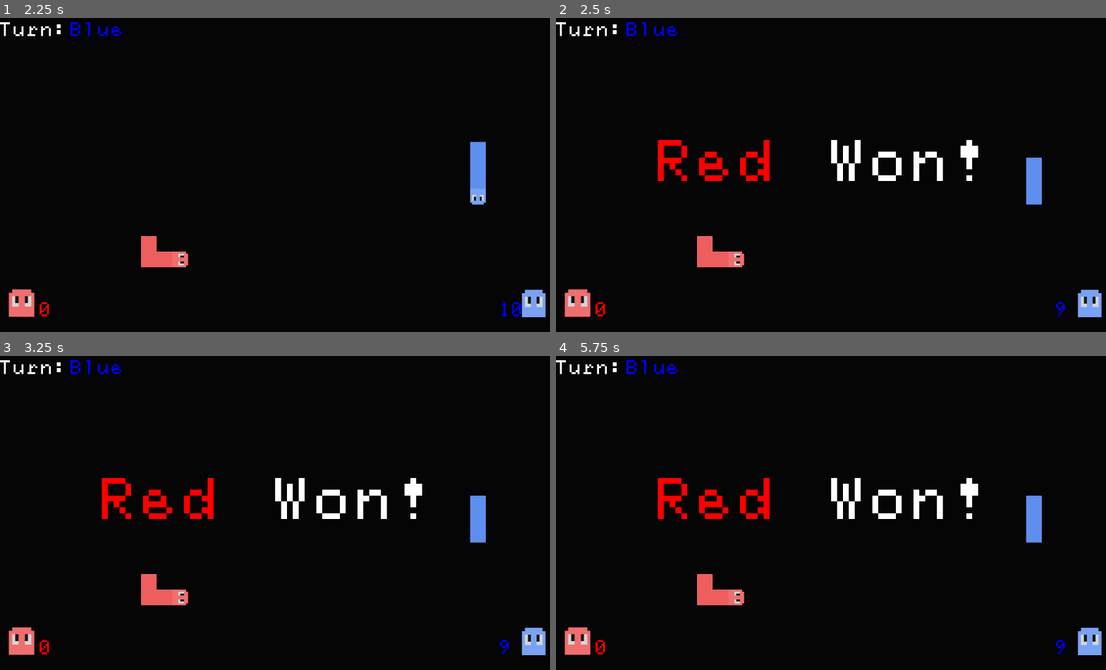
Above: before the commit, frames 1-4 (two rows, left to right).
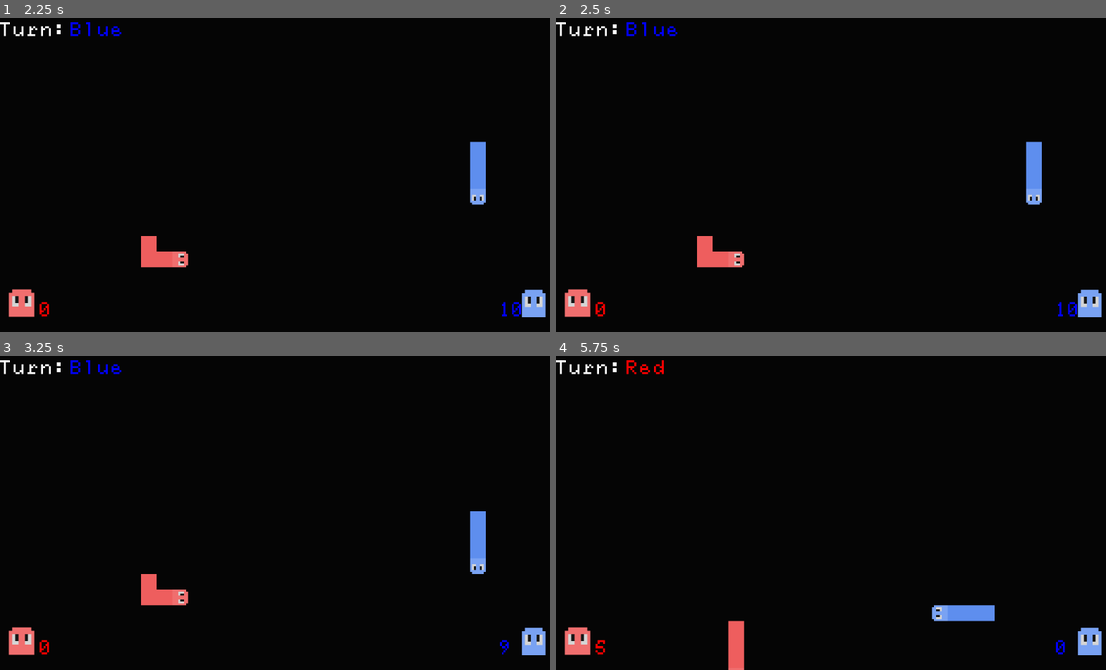
Above: after the commit, the same moments.

Repository: arrowira/MiniJam196Snake
Game: Godot game, scene res://scenes/main.tscn
Two runs of this game, one before a commit and one after it. Both use one fixed random seed, a clock stepped at 60 frames per second and the inputs below.
Inputs:
- Up to frame 1 (2.25 s): tap Enter at 0.5 s; hold Right (p1right) 0.53-1.28 s; tap S (p2down) at 0.6 s; tap A (p2left) at 0.8, 1.35 s; hold Down (p1down) 1.28-2.03 s; tap D (p2right) at 1.55, 2.1 s; hold Right (p1right) from 2.03 s (still down)
- Up to frame 2 (2.5 s): keep holding Right (p1right); tap W (p2up) at 2.3 s
- Up to frame 3 (3.25 s): tap Space at 2.75 s; release Right (p1right) at 2.78 s; hold Up (p1up) from 2.78 s (still down); tap W (p2up) at 2.85 s; tap S (p2down) at 3.05 s
- Up to frame 4 (5.75 s): release Up (p1up) at 3.53 s; hold Left (p1left) 3.53-5.03 s; tap S (p2down) at 3.6 s; tap A (p2left) at 3.8, 4.35 s; tap D (p2right) at 4.55, 5.1 s; hold Down (p1down) from 5.03 s (still down); tap W (p2up) at 5.3 s

Frame 1 is identical in both runs. In frame 2, 2.4% of the frame differs, in the area x 18-95%, y 38-96%; in frame 3, 2.5%; in frame 4, 4.4%, in the area x 7-93%, y 1-100%.

Commit message:
turning bug fix

Diff:
--- a/minijam-196-proj/scripts/player1Movement.gd
+++ b/minijam-196-proj/scripts/player1Movement.gd
@@ -15,31 +15,27 @@
 	position = Vector2(0,0)
 func _physics_process(delta: float) -> void:
 	#inputs
-	if Input.is_action_just_pressed("p1down") and direction!=Vector2(0,-1):
-		direction = Vector2(0,1)
+	if running:
+		if Input.is_action_just_pressed("p1down") and direction != Vector2(0, -1) and running:
+			direction = Vector2(0, 1)
+			$headTexture.rotation = deg_to_rad(180)
+			turnStarted = true
 
-		if running:
-			$headTexture.rotation=deg_to_rad(180)
+		if Input.is_action_just_pressed("p1up") and direction != Vector2(0, 1) and running:
+			direction = Vector2(0, -1)
+			$headTexture.rotation = 0
 			turnStarted = true
-	if Input.is_action_just_pressed("p1up") and direction!=Vector2(0,1):
-		direction = Vector2(0,-1)
 
+		if Input.is_action_just_pressed("p1right") and direction != Vector2(-1, 0) and running:
+			direction = Vector2(1, 0)
+			$headTexture.rotation = deg_to_rad(90)
+			turnStarted = true
 
-		if running:
-			$headTexture.rotation=0
+		if Input.is_action_just_pressed("p1left") and direction != Vector2(1, 0) and running:
+			direction = Vector2(-1, 0)
+			$headTexture.rotation = deg_to_rad(270)
 			turnStarted = true
-	if Input.is_action_just_pressed("p1right") and direction!=Vector2(-1,0):
-		direction = Vector2(1,0)
 
-		if running:
-			$headTexture.rotation=deg_to_rad(90)
-			turnStarted = true
-	if Input.is_action_just_pressed("p1left") and direction!=Vector2(1,0):
-
-		direction = Vector2(-1,0)
-		if running:
-			$headTexture.rotation=deg_to_rad(270)
-			turnStarted = true
 
 
 
--- a/minijam-196-proj/scripts/player2Movement.gd
+++ b/minijam-196-proj/scripts/player2Movement.gd
@@ -14,29 +14,25 @@
 	position = Vector2(0,0)
 func _physics_process(delta: float) -> void:
 	#inputs
-	if Input.is_action_just_pressed("p2down") and direction!=Vector2(0,-1):
-		direction = Vector2(0,1)
+	if running:
+		if Input.is_action_just_pressed("p2down") and direction != Vector2(0, -1) and running:
+			direction = Vector2(0, 1)
+			$headTexture.rotation = deg_to_rad(180)
+			turnStarted = true
 
-		if running:
-			$headTexture.rotation=deg_to_rad(180)
+		if Input.is_action_just_pressed("p2up") and direction != Vector2(0, 1) and running:
+			direction = Vector2(0, -1)
+			$headTexture.rotation = 0
 			turnStarted = true
-	if Input.is_action_just_pressed("p2up") and direction!=Vector2(0,1):
 
-		direction = Vector2(0,-1)
-		if running:
-			$headTexture.rotation=deg_to_rad(0)
+		if Input.is_action_just_pressed("p2right") and direction != Vector2(-1, 0) and running:
+			direction = Vector2(1, 0)
+			$headTexture.rotation = deg_to_rad(90)
 			turnStarted = true
-	if Input.is_action_just_pressed("p2right") and direction!=Vector2(-1,0):
 
-		direction = Vector2(1,0)
-		if running:
-			$headTexture.rotation=deg_to_rad(90)
-			turnStarted = true
-	if Input.is_action_just_pressed("p2left") and direction!=Vector2(1,0):
-
-		direction = Vector2(-1,0)
-		if running:
-			$headTexture.rotation=deg_to_rad(270)
+		if Input.is_action_just_pressed("p2left") and direction != Vector2(1, 0) and running:
+			direction = Vector2(-1, 0)
+			$headTexture.rotation = deg_to_rad(270)
 			turnStarted = true
 
 
